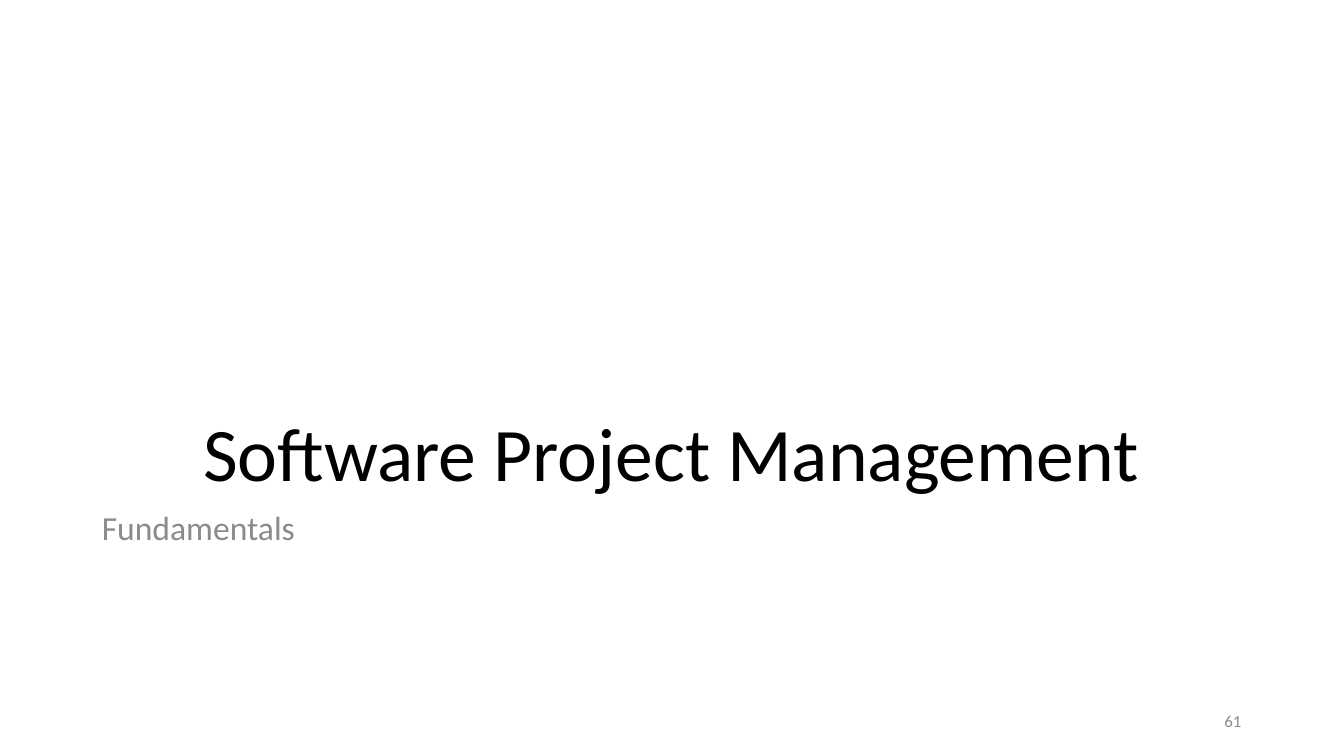
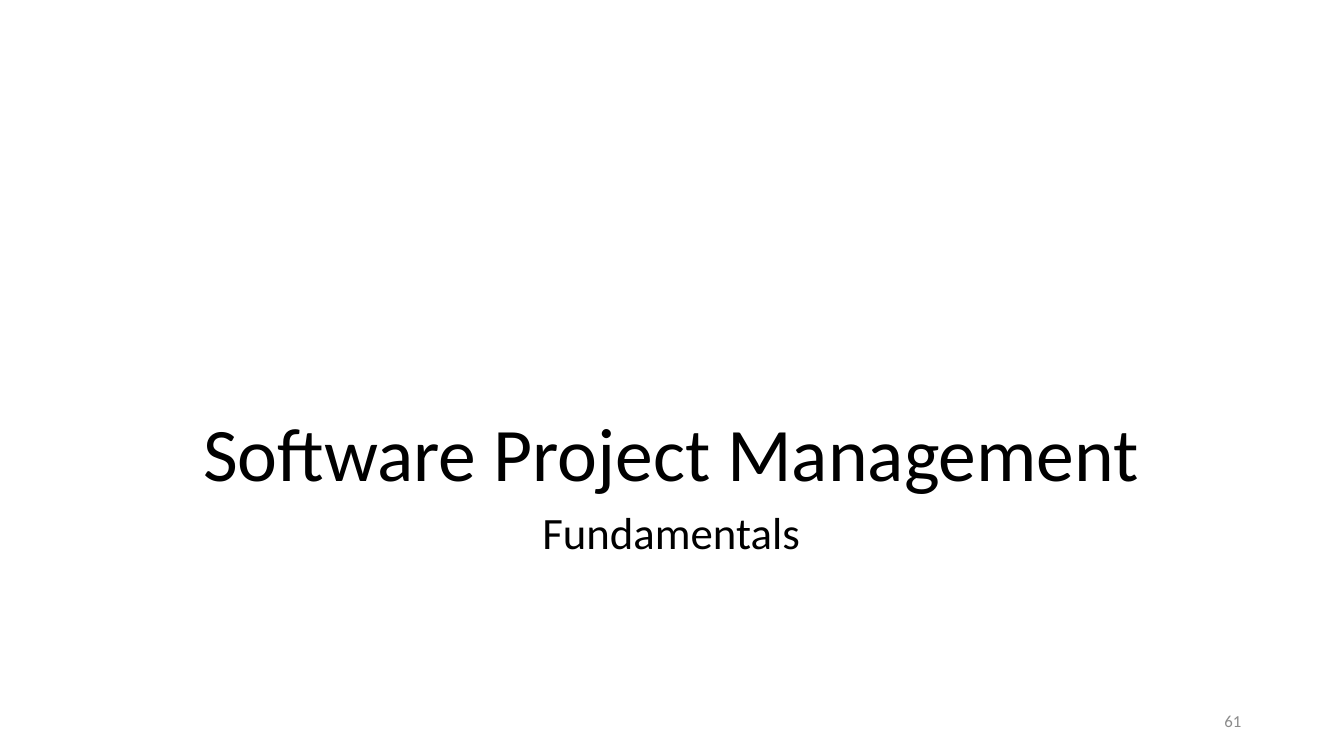
Before and after one commit to malenezi/malenezi, a slide deck: slide 61 of SE423/Lectures/2-SE Context/Project Management and SE Context.pptx. Drawn at 1344x756 pixels with LibreOffice and Linux fonts; fonts in the diff are those of the drawing. Boxes give left, top, right and bottom in pixels: in the first picture for what was removed or moved away, otherwise in the second. Text is boxed around its words. In the diff, an @@ line names an element or a change of style, - is before the commit and + after.

```diff
--- a/SE423/Lectures/2-SE Context/Project Management and SE Context.pptx
+++ b/SE423/Lectures/2-SE Context/Project Management and SE Context.pptx
@@ text "Fundamentals" at (x1=542, y1=518, x2=799, y2=550): size 24 to 32 pt, text colour #8C8C8C to #000000; alignment left to centre @@
```
Also in this commit, not shown: 9 other slides changed, 3 other files.
